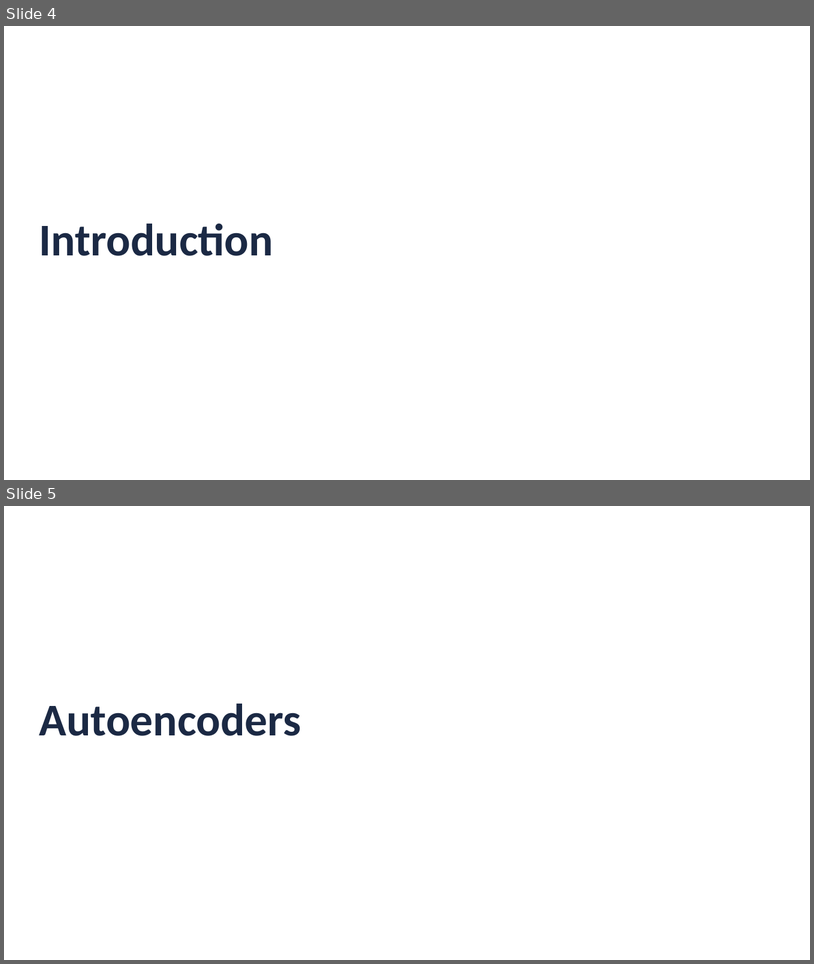
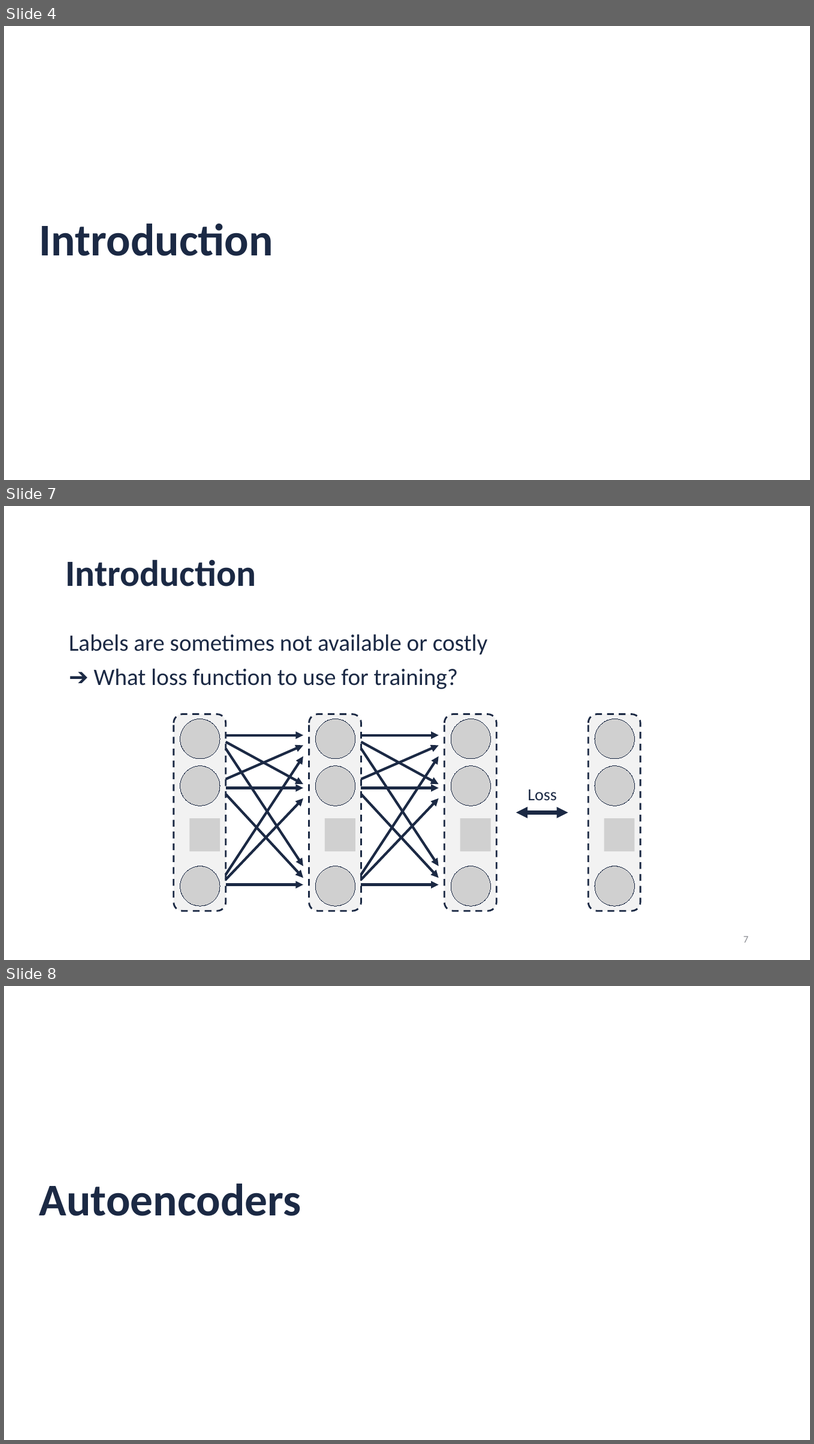
Before and after one commit to JorisRoels/deep-learning-biology, a slide deck: slides/2020-dlb-5-unsupervised-neural-networks.pptx. Shown one above the other, each under a label of ours: slides 4 and 5 before the commit, slides 4, 7 and 8 after it; the slides between them are not shown. The pictures are 814x964 and 814x1444 pixels, drawn with LibreOffice and Linux fonts; fonts in the diff are those of the drawing; grey boxes stand for pictures; background and template pictures are left out. Boxes give left, top, right and bottom in pixels: in the first picture for what was removed or moved away, otherwise in the second. Text is boxed around its words. In the diff, an @@ line names an element or a change of style, - is before the commit and + after.

```diff
--- a/slides/2020-dlb-5-unsupervised-neural-networks.pptx
+++ b/slides/2020-dlb-5-unsupervised-neural-networks.pptx
@@ slide 7 added at bbox=[4, 506, 810, 960], background #FFFFFF @@
@@ title added at bbox=[65, 559, 256, 586], 44 pt, text #1B2944, bold @@
+Introduction
@@ text added at bbox=[69, 634, 488, 689], 28 pt, text #1B2944 @@
+Labels are sometimes not available or costly
+➔ What loss function to use for training?
@@ text added at bbox=[528, 789, 557, 800], 20 pt, text #1B2944 @@
+Loss
@@ group added at bbox=[174, 714, 641, 911]: 18 arrows, 16 pictures, 4 rounded rectangles, 1 double arrow @@
@@ page number added at bbox=[744, 936, 749, 942], 12 pt, text #898B91 @@
+7
@@ what was slide 5 is now slide 8 @@
```
Also in this commit, not shown: 2 slides changed, 24 other slides added, 1 slide removed, 1 other file.
